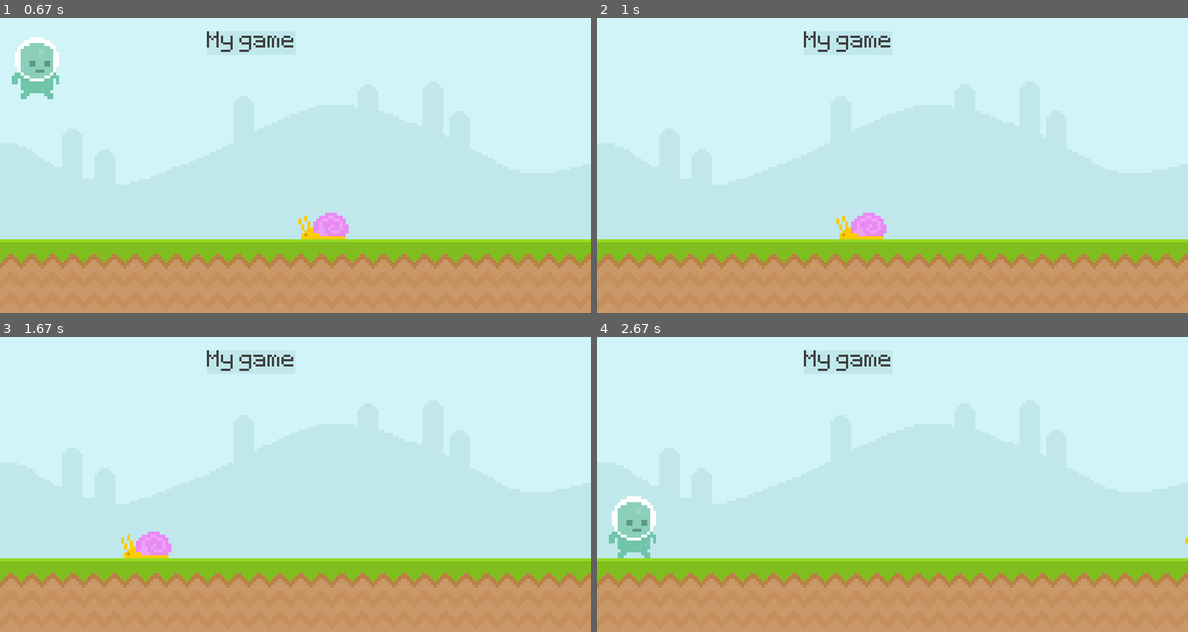
Above: before the commit, frames 1-4 (two rows, left to right).
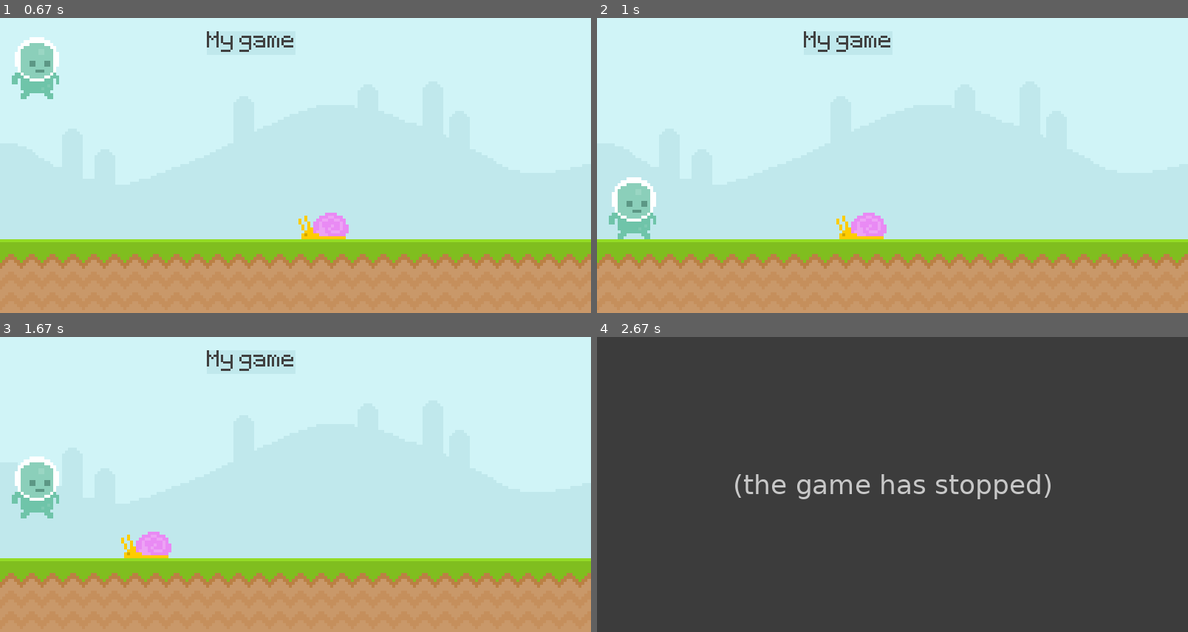
Above: after the commit, the same moments.

Repository: sus20/UltimatePygameIntro
Game: pygame game, started from runner.py
The game is run twice, just before and just after one commit, with the same random seed, the same clock (stepped at 60 frames per second) and the same inputs.
Inputs (mouse positions are in pixels of both pictures, inside the frame that each line leads up to):
- Up to frame 1 (0.67 s): tap Space at 0.33 s
- Up to frame 2 (1 s): click (632, 71) at 0.72 s
- Up to frame 3 (1.67 s): tap Space at 1.07, 1.37 s
- Up to frame 4 (2.67 s): click (632, 525) at 1.88 s

Frame 1 is identical in both runs. In frame 2, 1.3% of the frame differs, in the area x 2-10%, y 54-75%; in frame 3, 1.3%; in frame 4, 100%, in the area x 0-100%, y 0-100%.
After the commit the program exited at 2.5 s; later frames show no game.

Commit message:
feat: gameOverStateImplemented

Diff:
--- a/runner.py
+++ b/runner.py
@@ -32,11 +32,11 @@
             exit()
 
         if event.type == pygame.MOUSEBUTTONDOWN:
-            if player_rect.collidepoint(event.pos):
+            if player_rect.collidepoint(event.pos) and player_rect.bottom >= 300:
                 player_gravity = -20
 
         if event.type == pygame.KEYDOWN:
-            if event.key == pygame.K_SPACE:
+            if event.key == pygame.K_SPACE and player_rect.bottom >= 300:
                 player_gravity = -20
 
     screen.blit(sky_surface, (0, 0))
@@ -58,5 +58,10 @@
 
     screen.blit(player_surf, player_rect)
 
+    # collision
+    if snail_rect.colliderect(player_rect):
+        pygame.quit()
+        exit()
+
     pygame.display.update()
     clock.tick(60)
